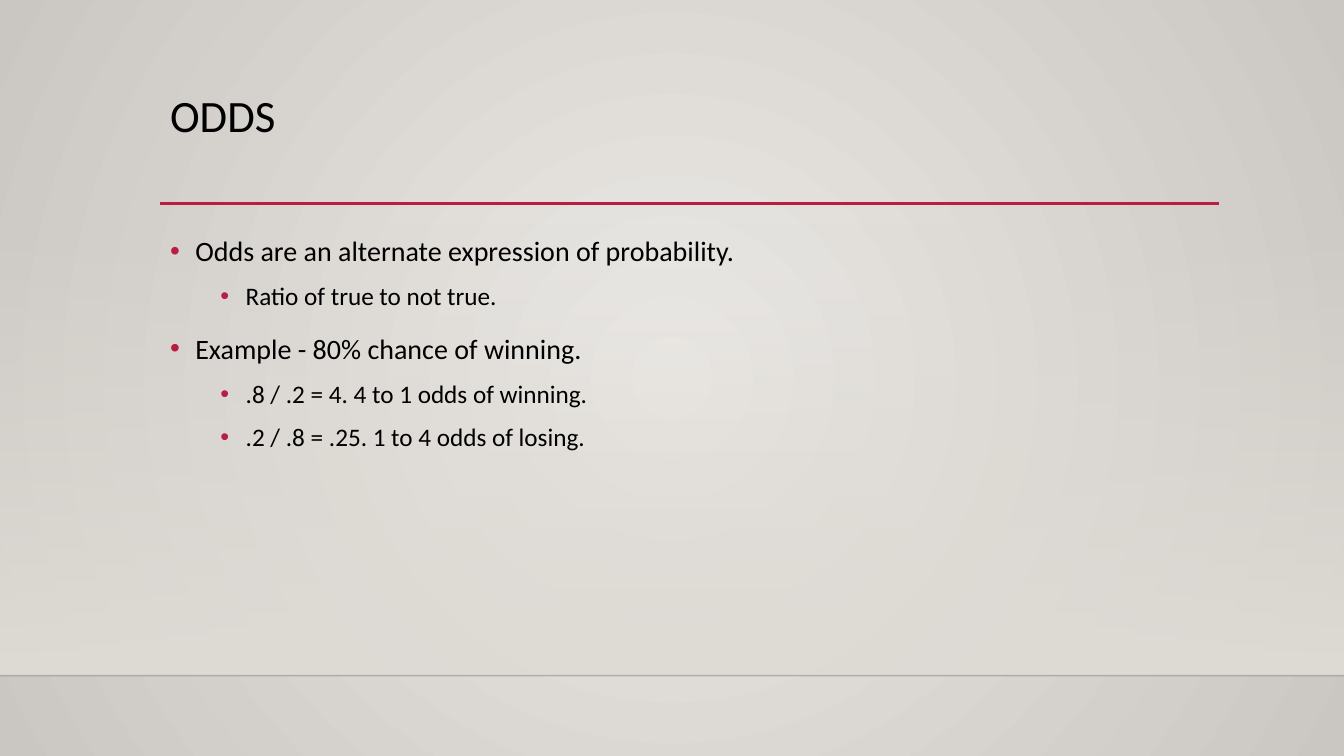
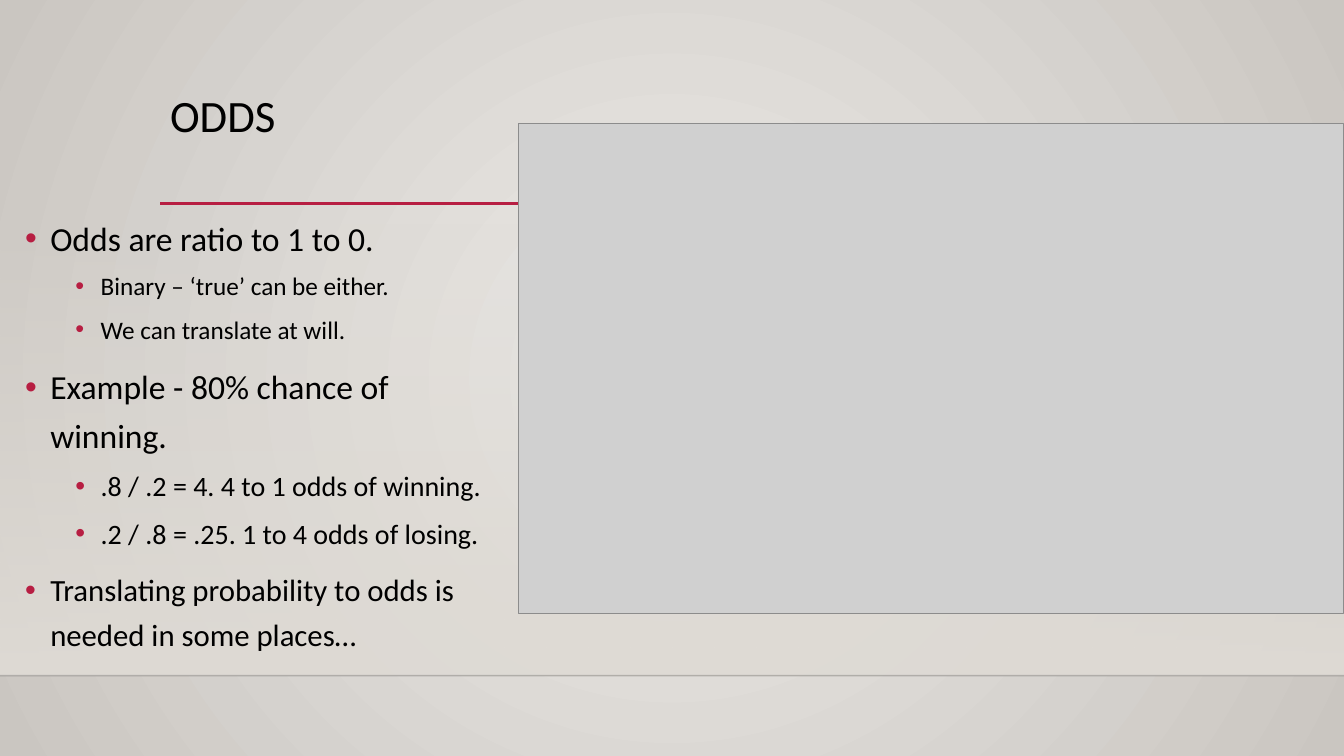
Before and after one commit to AkeemSemperDataScience/Basic_Stats_in_Python_Student_Repository, a slide deck: slide 23 of reference_material/slides/013_Probability_and_Bayes.pptx (slide 10 before the commit). Drawn at 1344x756 pixels with LibreOffice and Linux fonts; fonts in the diff are those of the drawing; grey boxes stand for pictures; background and template pictures are left out. Boxes give left, top, right and bottom in pixels: in the first picture for what was removed or moved away, otherwise in the second. Text is boxed around its words. In the diff, an @@ line names an element or a change of style, - is before the commit and + after.

```diff
--- a/reference_material/slides/013_Probability_and_Bayes.pptx
+++ b/reference_material/slides/013_Probability_and_Bayes.pptx
@@ picture added at <box>519,124,1344,614</box> @@
@@ text "Odds are ratio to 1 ...": place and size @@
-text "Odds are ratio to 1 ..." at <box>195,241,734,451</box>
+text "Odds are ratio to 1 ..." at <box>50,227,480,651</box>
@@ text at <box>50,227,389,339</box>: text changed; size 20 to 18 pt @@
-• Odds are an alternate expression of probability.
-  • Ratio of true to not true.
+• Odds are ratio to 1 to 0.
+  • Binary – ‘true’ can be either.
+  • We can translate at will.
@@ text at <box>50,375,480,549</box>: size 20 to 24 pt in "Example - 80% chance of winning."; size 18 to 20 pt in ".8 / .2 = 4. 4 to ...", ".2 / .8 = .25. 1 to ..." @@
@@ text at <box>50,579,454,651</box>: paragraph added @@
+• Translating probability to odds is needed in some places…
```
Also in this commit, not shown: 5 other slides changed, 14 slides added, 12 other files.
